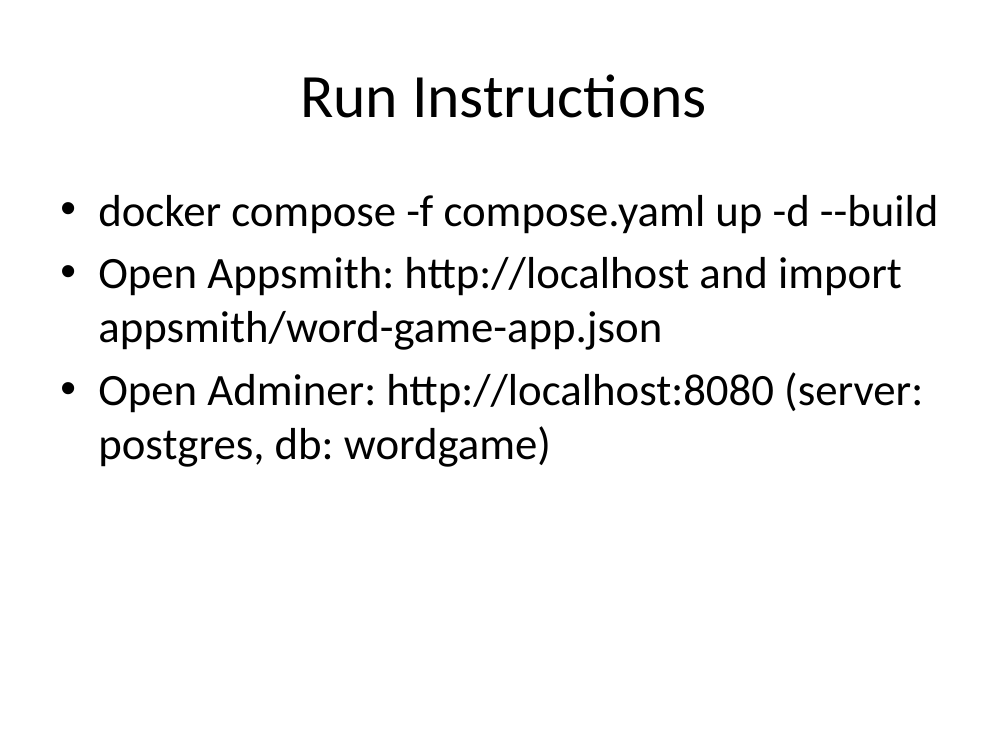
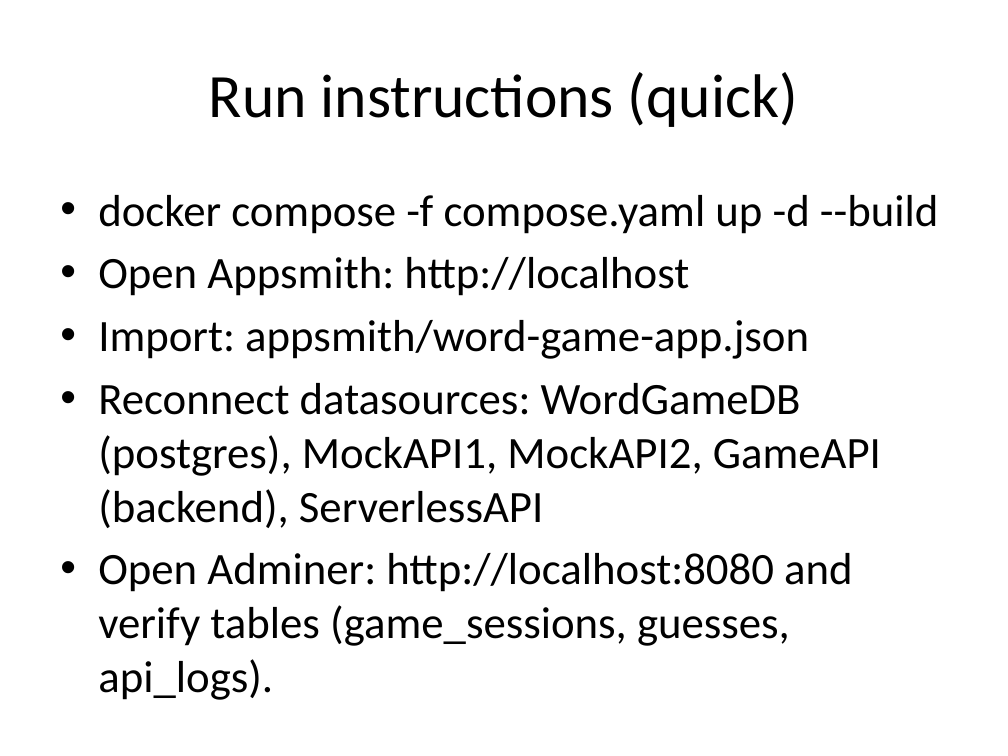
Before and after one commit to Alex-Veskoukis/WordGame-Exercise, a slide deck: slide 7 of presentation.pptx. Drawn at 1008x756 pixels with LibreOffice and Linux fonts; fonts in the diff are those of the drawing. Boxes give left, top, right and bottom in pixels: in the first picture for what was removed or moved away, otherwise in the second. Text is boxed around its words. In the diff, an @@ line names an element or a change of style, - is before the commit and + after.

```diff
--- a/presentation.pptx
+++ b/presentation.pptx
@@ title at (209, 72, 798, 127): text changed @@
-Run Instructions
+Run instructions (quick)
@@ text at (98, 257, 881, 700): text changed @@
-• Open Appsmith: http://localhost and import appsmith/word-game-app.json
-• Open Adminer: http://localhost:8080 (server: postgres, db: wordgame)
+• Open Appsmith: http://localhost
+• Import: appsmith/word-game-app.json
+• Reconnect datasources: WordGameDB (postgres), MockAPI1, MockAPI2, GameAPI (backend), ServerlessAPI
+• Open Adminer: http://localhost:8080 and verify tables (game_sessions, guesses, api_logs).
```
Also in this commit, not shown: 6 other slides changed, 3 slides added, 3 slides removed, 8 other files.
